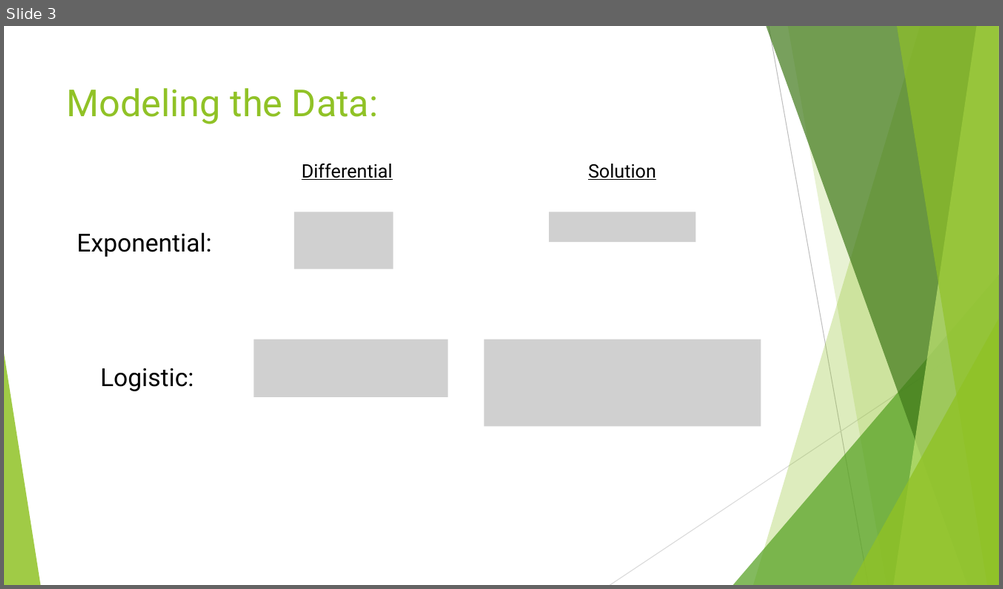
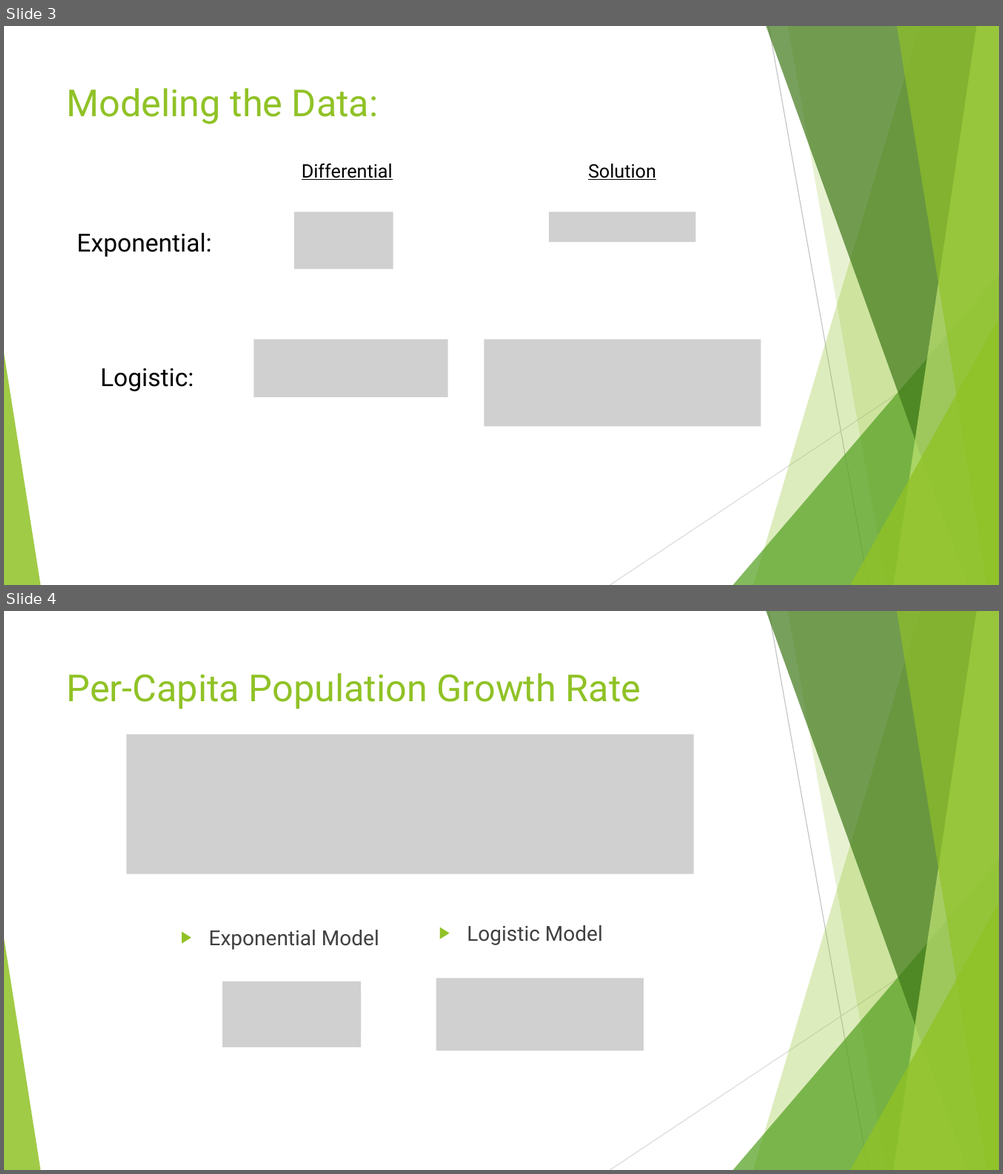
Before and after one commit to BananaBonanza/cwuMath475, a slide deck: PPGR_Presentation.pptx. Shown one above the other, each under a label of ours: slide 3 before the commit, slides 3 and 4 after it. The pictures are 1003x589 and 1003x1174 pixels, drawn with LibreOffice and Linux fonts; fonts in the diff are those of the drawing; grey boxes stand for pictures. Boxes give left, top, right and bottom in pixels: in the first picture for what was removed or moved away, otherwise in the second. Text is boxed around its words. In the diff, an @@ line names an element or a change of style, - is before the commit and + after.

```diff
--- a/PPGR_Presentation.pptx
+++ b/PPGR_Presentation.pptx
@@ slide 4 added at box(4, 611, 999, 1170), background #FFFFFF; not listed: 10 template elements that a slide beside it also shows @@
@@ title added at box(67, 673, 641, 709), 36 pt, text #90C226 @@
+Per-Capita Population Growth Rate
@@ picture added at box(126, 734, 694, 874) @@
@@ text added at box(209, 930, 379, 950), 20 pt, text #404040 @@
+▶ Exponential Model
@@ text added at box(466, 925, 603, 945), 20 pt, text #404040 @@
+▶ Logistic Model
@@ picture added at box(222, 982, 361, 1048) @@
@@ picture added at box(436, 978, 643, 1051) @@
@@ picture added at box(436, 982, 633, 1049) @@
@@ picture added at box(222, 994, 361, 1036) @@
```
Also in this commit, not shown: 5 slides changed, 1 other slide added, 1 slide removed, 5 other files.
